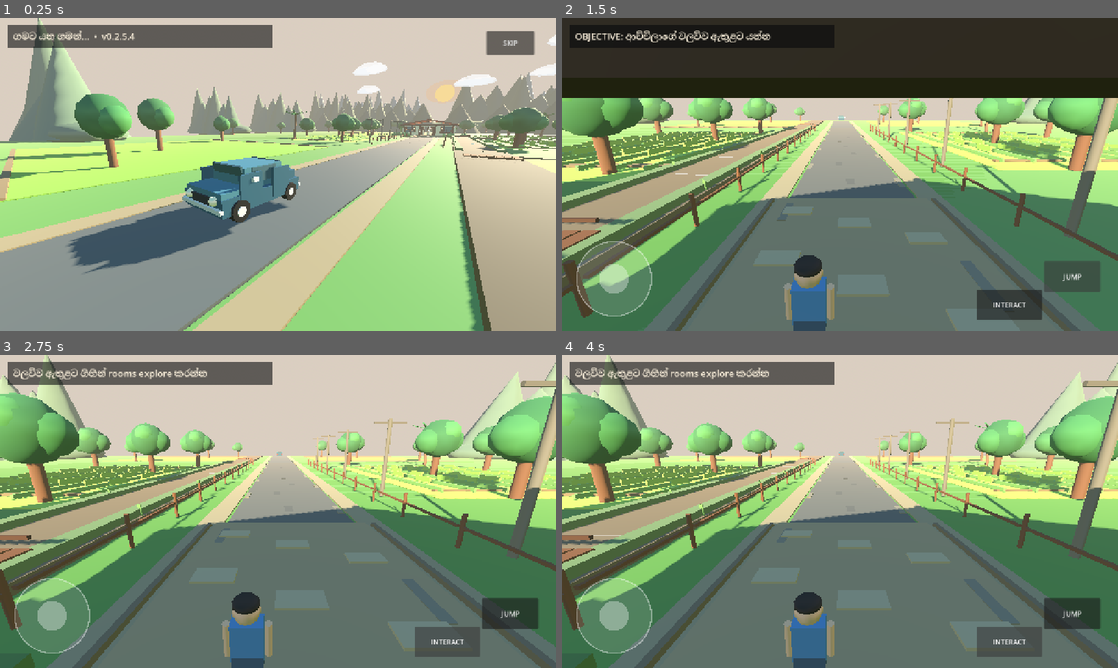
Above: before the commit, frames 1-4 (two rows, left to right).
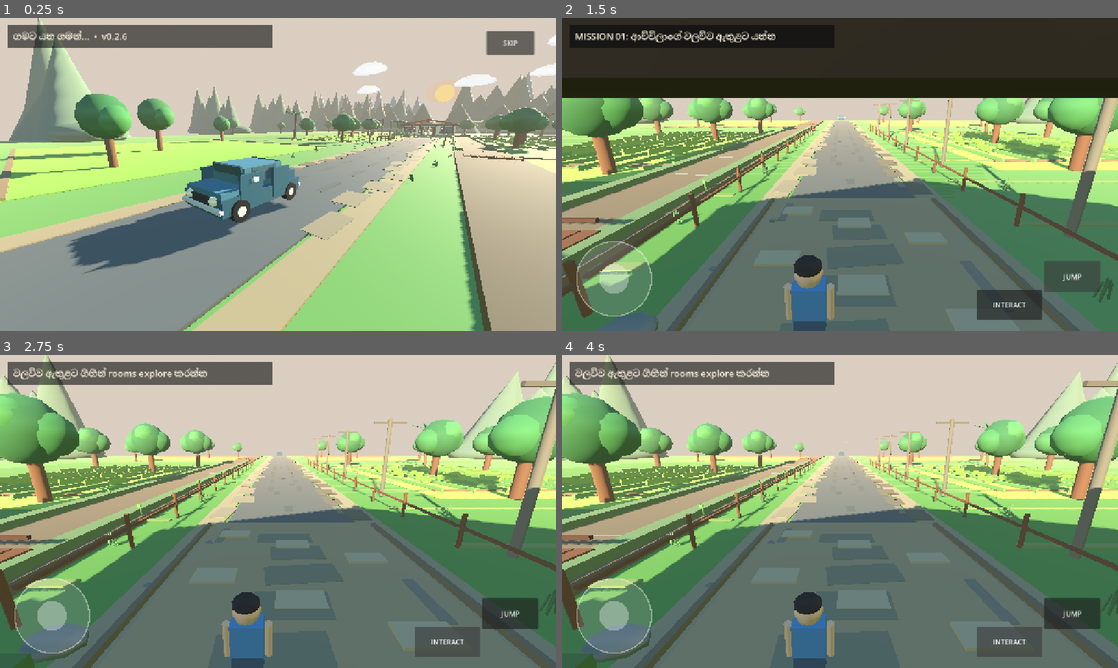
Above: after the commit, the same moments.

Repository: goldencenter432-sys/Gampiyasa
Game: Godot game, scene res://main.tscn
Same seed, same stepped clock (60 frames per second), same inputs: the game is played once before the commit and once after it.
Inputs:
- Up to frame 1 (0.25 s): no input
- Up to frame 2 (1.5 s): click "SKIP" at 0.5 s; click "JUMP" at 1.25 s
- Up to frame 3 (2.75 s): click "INTERACT" at 2 s
- Up to frame 4 (4 s): click "JUMP" at 2.75 s; click "INTERACT" at 3.5 s

The runs differ from the first frame. In frame 1, 0.8% of the frame differs, in the area x 22-99%, y 4-71%; in frame 2, 2.6%, in the area x 0-100%, y 4-100%; in frame 3, 2.3%; in frame 4, 2.3%.

Commit message:
v0.2.6: integrate realism layer, soundscape, character detail and mission polish

Diff:
--- a/scripts/main.gd
+++ b/scripts/main.gd
@@ -6,6 +6,8 @@
 const ContentV024 = preload("res://scripts/content_v024.gd")
 const EnvironmentV025 = preload("res://scripts/environment_v025.gd")
 const InteriorPolishV0252 = preload("res://scripts/interior_polish_v0252.gd")
+const RealismV026 = preload("res://scripts/realism_v026.gd")
+const AudioV026 = preload("res://scripts/audio_v026.gd")
 enum GameState { DRIVE, ARRIVAL, DIALOGUE, PLAY }
 
 var state := GameState.DRIVE
@@ -17,6 +19,8 @@
 var content_v024: Node3D
 var scenery_v025: Node3D
 var interior_polish_v0252: Node3D
+var realism_v026: Node3D
+var audio_v026: Node
 var father: Node3D
 var mother: Node3D
 var daughter: Node3D
@@ -65,6 +69,10 @@
 	add_child(scenery_v025)
 	interior_polish_v0252 = InteriorPolishV0252.new()
 	add_child(interior_polish_v0252)
+	realism_v026 = RealismV026.new()
+	add_child(realism_v026)
+	audio_v026 = AudioV026.new()
+	add_child(audio_v026)
 	build_people_and_car()
 	build_player()
 	build_ui()
@@ -213,6 +221,10 @@
 	parent.add_child(n)
 	cylinder(n,Vector3(0,1.15,0),0.38,1.45,cloth)
 	sphere(n,Vector3(0,2.1,0),0.34,Color("d3a07d"))
+	var hair: MeshInstance3D = sphere(n,Vector3(0,2.28,0.03),0.33,Color("2d241f"))
+	hair.scale = Vector3(1.0,0.48,1.0)
+	sphere(n,Vector3(-0.10,2.10,-0.31),0.032,Color("1f1d1c"))
+	sphere(n,Vector3(0.10,2.10,-0.31),0.032,Color("1f1d1c"))
 	cylinder(n,Vector3(-0.16,0.35,0),0.1,0.7,Color("383635"))
 	cylinder(n,Vector3(0.16,0.35,0),0.1,0.7,Color("383635"))
 	cylinder(n,Vector3(-0.48,1.18,0),0.09,0.82,Color("d3a07d"))
@@ -227,9 +239,12 @@
 	# More natural child silhouette: torso, head, arms, shorts and separated legs.
 	box(n,Vector3(0,1.20,0),Vector3(0.72,0.95,0.42),shirt)
 	sphere(n,Vector3(0,1.95,0),0.31,Color("d3a07d"))
-	# Hair cap.
+	# Hair cap and simple facial hints.
 	var hair: MeshInstance3D = sphere(n,Vector3(0,2.12,0.02),0.30,Color("2b211c"))
 	hair.scale = Vector3(1.02,0.55,1.0)
+	sphere(n,Vector3(-0.10,1.99,-0.29),0.035,Color("1f1d1c"))
+	sphere(n,Vector3(0.10,1.99,-0.29),0.035,Color("1f1d1c"))
+	box(n,Vector3(0,1.86,-0.31),Vector3(0.18,0.035,0.025),Color("8f5c55"))
 	# Arms.
 	cylinder(n,Vector3(-0.46,1.18,0),0.09,0.82,Color("d3a07d"))
 	cylinder(n,Vector3(0.46,1.18,0),0.09,0.82,Color("d3a07d"))
@@ -311,6 +326,9 @@
 	cylinder(n,Vector3(0,1.05,0),0.42,1.35,Color("d7cbb1"))
 	box(n,Vector3(0,1.08,0.06),Vector3(0.92,1.15,0.20),Color("8e657f"))
 	sphere(n,Vector3(0,2.02,0),0.36,Color("c99a78"))
+	sphere(n,Vector3(-0.10,2.03,-0.33),0.032,Color("2a2420"))
+	sphere(n,Vector3(0.10,2.03,-0.33),0.032,Color("2a2420"))
+	box(n,Vector3(0,1.90,-0.34),Vector3(0.16,0.03,0.025),Color("8a5850"))
 	# Grey hair cap + bun.
 	sphere(n,Vector3(0,2.22,0.05),0.34,Color("c9c7c0"))
 	sphere(n,Vector3(0.0,2.23,0.34),0.20,Color("b7b5af"))
@@ -443,7 +461,7 @@
 	objective.size = Vector2(585,36)
 	objective.add_theme_font_size_override("font_size",21)
 	objective.add_theme_color_override("font_color",Color("fff4df"))
-	objective.text = "ගමට යන ගමන්...  •  v0.2.5.4"
+	objective.text = "ගමට යන ගමන්...  •  v0.2.6"
 	layer.add_child(objective)
 
 	dialogue_panel = ColorRect.new()
@@ -535,6 +553,8 @@
 
 func _process(delta: float) -> void:
 	clock += delta
+	if audio_v026 != null and audio_v026.has_method("update_cues"):
+		audio_v026.call("update_cues",int(state),clock)
 	if state == GameState.DRIVE:
 		var t: float = clampf(clock / 18.0, 0.0, 1.0)
 		car.position = drive_a.lerp(drive_b, smoothstep(0.0, 1.0, t))
@@ -575,6 +595,7 @@
 			engine.stop()
 			if visuals_v022 != null and visuals_v022.has_method("trigger_arrival_dust"):
 				visuals_v022.call("trigger_arrival_dust", car.global_position)
+				visuals_v022.call("trigger_arrival_dust", car.global_position + Vector3(-1.2,0,0.8))
 			objective.text = "ආච්චිලාගේ ගෙදරට ආවා"
 	elif state == GameState.ARRIVAL:
 		# Full family exit + grandma house-exit animation.
@@ -684,7 +705,7 @@
 			dialogue.text = "කොල්ලා: ආච්චි අම්මේ... මට බඩගිනියි..."
 		elif clock > 14.5:
 			dialogue.text = "ආච්චි: එන්න පුතේ. කෑමත් ලෑස්ති කරලා තියෙන්නෙ."
-		if clock > 18.0:
+		if clock > 17.0:
 			begin_play()
 	elif state == GameState.PLAY:
 		var look: Vector2 = controls.call("consume_look")
@@ -710,7 +731,7 @@
 	jump_btn.visible = true
 	interact_btn.visible = true
 	skip_btn.visible = false
-	objective.text = "OBJECTIVE: ආච්චිලාගේ වලව්ව ඇතුළට යන්න"
+	objective.text = "MISSION 01: ආච්චිලාගේ වලව්ව ඇතුළට යන්න"
 
 func _physics_process(delta: float) -> void:
 	if state != GameState.PLAY:
@@ -739,9 +760,9 @@
 		animate_walk_pose(body_visual,0.0,0.0,true)
 		step_timer = 0
 	if player.global_position.z > 24.6 and player.global_position.z <= 30.3:
-		objective.text = "OBJECTIVE: Main hall එක explore කරන්න"
+		objective.text = "MISSION 02: Main hall එක explore කරන්න"
 	elif player.global_position.z > 30.3:
-		objective.text = "OBJECTIVE: Rooms, photos සහ kitchen එක explore කරන්න"
+		objective.text = "MISSION 03: Rooms, photos සහ kitchen එක explore කරන්න"
 
 func show_timed_dialogue(text_value: String, seconds: float) -> void:
 	dialogue_panel.visible = true
